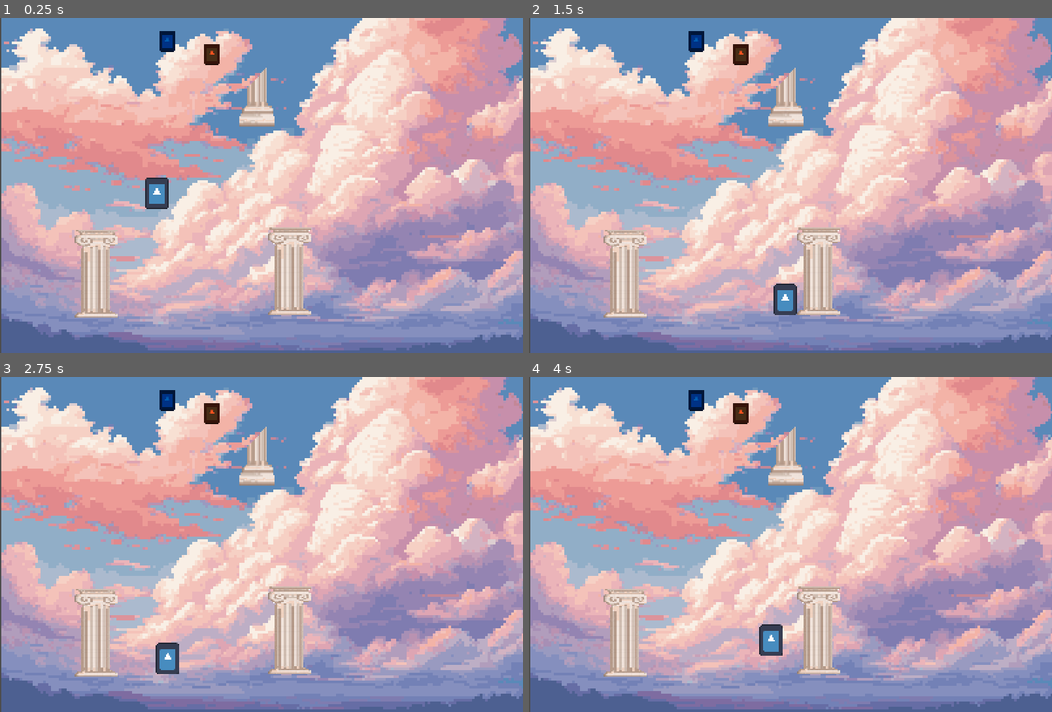
Above: before the commit, frames 1-4 (two rows, left to right).
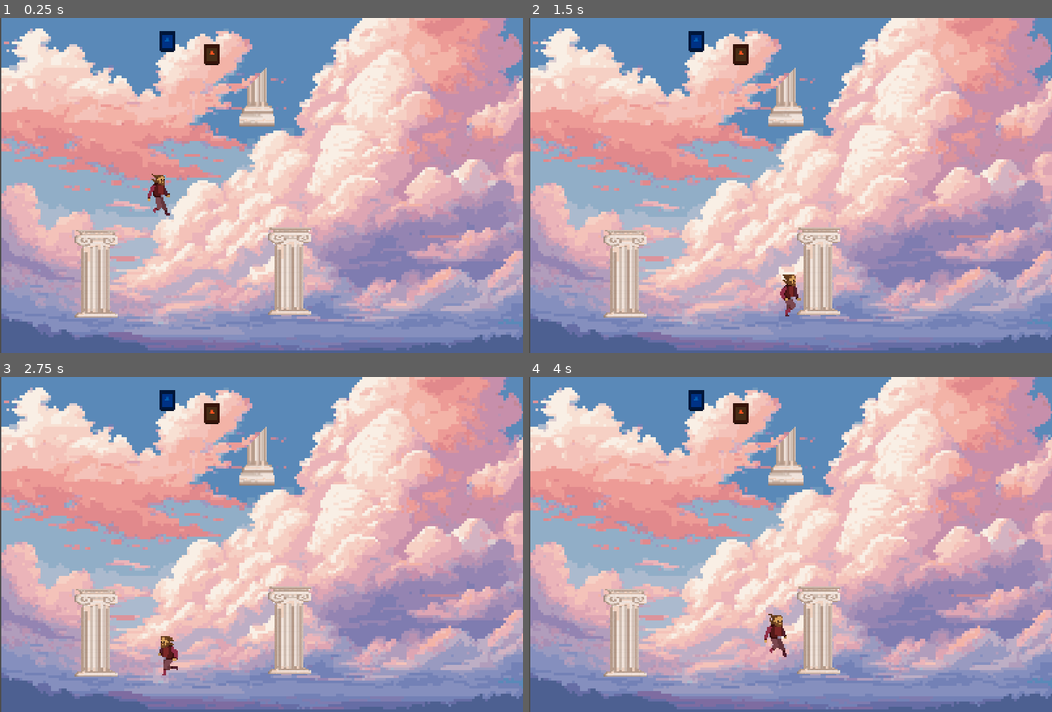
Above: after the commit, the same moments.

Repository: yhoundz/hellbound-to-heaven
Game: Godot game, scene res://world/world.tscn
Same seed, same stepped clock (60 frames per second), same inputs: the game is played once before the commit and once after it. The engine's default icon, where the game draws it, is replaced by a stand-in: a white triangle on a blue panel in a dark square.
Inputs:
- Up to frame 1 (0.25 s): no input
- Up to frame 2 (1.5 s): tap Enter (ui_accept) at 0.5, 0.77 s; hold Right (ui_right) from 0.53 s (still down)
- Up to frame 3 (2.75 s): tap Enter (ui_accept) at 1.52 s; release Right (ui_right) at 2.03 s; hold Left (ui_left) from 2.03 s (still down)
- Up to frame 4 (4 s): release Left (ui_left) at 2.78 s; hold Right (ui_right) from 2.78 s (still down); tap Enter (ui_accept) at 3.02, 3.77 s

The runs differ from the first frame. In frame 1, 0.5% of the frame differs, in the area x 27-33%, y 46-59%; in frame 2, 0.5%; in frame 3, 0.5%; in frame 4, 0.5%, in the area x 44-50%, y 70-84%.

Commit message:
.godot

Diff:
--- /dev/null
+++ b/player/hitboxDirection.gd
@@ -0,0 +1,4 @@
+extends CollisionShape2D
+
+@export var lp : Vector2
+@export var rp : Vector2
--- a/player/player.gd
+++ b/player/player.gd
@@ -26,14 +26,19 @@
 var jump_vector_x: int = 0
 var velocity_modifier: int = 0
 
+signal hitboxDirection(rp)
+
 func _ready() -> void:
 	jump_timer.start()
 	jump_timer.set_paused(true)
 	set_slide_on_ceiling_enabled(false)
 
+
 func _physics_process(delta: float) -> void:
+
 	if curr_state != STATE.FALLING:
 		velocity.y += gravity * delta
+
 	else:
 		velocity.y += fall_gravity * delta
 	get_input(delta)
@@ -42,21 +47,33 @@
 
 func get_input(delta: float) -> void:
 	direction = Input.get_axis("ui_left", "ui_right")
+	#print(direction)
+	if direction == -1:
+		get_node("AnimatedSprite2D").flip_h = true
+
+	if direction == 1:
+		get_node("AnimatedSprite2D").flip_h = false
 	#print(STATE.keys()[curr_state])
 	compute_slide()
 	match curr_state:
 		STATE.IDLE:
 			act_idle(delta)
+			get_node("AnimatedSprite2D").play("idle")
 		STATE.WALKING:
 			act_walk(delta)
+			get_node("AnimatedSprite2D").play("run")
 		STATE.CHARGING:
 			act_charge()
+			get_node("AnimatedSprite2D").play("hold")
 		STATE.JUMPING:
 			act_jump(delta)
+			get_node("AnimatedSprite2D").play("jump")
 		STATE.FALLING:
 			act_fall()
+			get_node("AnimatedSprite2D").play("falling")
 		STATE.WALL_BOUNCE:
 			act_wall_bounce()
+			get_node("AnimatedSprite2D").play("falling")
 
 func compute_slide() -> bool:
 	if get_slide_collision_count() > 0 and rad_to_deg(get_floor_angle()) > 40:
@@ -69,6 +86,10 @@
 func act_idle(delta: float) -> void:
 	if is_on_floor():
 		velocity.y = 0
+		if direction == -1:
+			get_node("AnimatedSprite2D").flip_h = true
+		if direction == 1:
+			get_node("AnimatedSprite2D").flip_h = false
 		if direction:
 			curr_state = STATE.WALKING
 		else:
@@ -81,6 +102,10 @@
 func act_walk(delta: float) -> void:
 	if is_on_floor():
 		velocity.y = 0
+		if direction == -1:
+			get_node("AnimatedSprite2D").flip_h = true
+		if direction == 1:
+			get_node("AnimatedSprite2D").flip_h = false
 		if direction:
 			velocity.x = lerp(velocity.x, direction * speed, acceleration * delta)
 		else:
@@ -146,3 +171,7 @@
 func _on_jump_timer_timeout() -> void:
 	if curr_state == STATE.CHARGING:
 		curr_state = STATE.JUMPING
+
+
+func _on_entrance_body_entered(body):
+	pass # Replace with function body.
--- a/player/player.tscn
+++ b/player/player.tscn
@@ -1,20 +1,212 @@
-[gd_scene load_steps=4 format=3 uid="uid://cd7yfc7x0f7gl"]
+[gd_scene load_steps=32 format=3 uid="uid://cd7yfc7x0f7gl"]
 
 [ext_resource type="Script" path="res://player/player.gd" id="1_475p5"]
-[ext_resource type="Texture2D" uid="uid://pvkl2bvcinw3" path="res://icon.svg" id="2_6wgje"]
+[ext_resource type="Texture2D" uid="uid://cqwx5vys0qm5o" path="res://assets/dante/jump.png" id="2_qw6to"]
+[ext_resource type="Texture2D" uid="uid://cmvlx5mnd81uh" path="res://assets/dante/hold.png" id="3_q6icw"]
+[ext_resource type="Texture2D" uid="uid://dtf05aoxkmux6" path="res://assets/dante/idle.png" id="4_atb5l"]
+[ext_resource type="Texture2D" uid="uid://dlatua1gqed3u" path="res://assets/dante/run.png" id="5_qjg0q"]
+
+[sub_resource type="AtlasTexture" id="AtlasTexture_c5rfn"]
+atlas = ExtResource("2_qw6to")
+region = Rect2(40, 0, 20, 32)
+
+[sub_resource type="AtlasTexture" id="AtlasTexture_kyo38"]
+atlas = ExtResource("2_qw6to")
+region = Rect2(0, 32, 20, 32)
+
+[sub_resource type="AtlasTexture" id="AtlasTexture_rfe5s"]
+atlas = ExtResource("2_qw6to")
+region = Rect2(20, 0, 20, 32)
+
+[sub_resource type="AtlasTexture" id="AtlasTexture_uxlsd"]
+atlas = ExtResource("3_q6icw")
+region = Rect2(0, 0, 20, 32)
+
+[sub_resource type="AtlasTexture" id="AtlasTexture_hihhn"]
+atlas = ExtResource("3_q6icw")
+region = Rect2(20, 0, 20, 32)
+
+[sub_resource type="AtlasTexture" id="AtlasTexture_2qv6i"]
+atlas = ExtResource("3_q6icw")
+region = Rect2(0, 32, 20, 32)
+
+[sub_resource type="AtlasTexture" id="AtlasTexture_b5342"]
+atlas = ExtResource("3_q6icw")
+region = Rect2(20, 32, 20, 32)
+
+[sub_resource type="AtlasTexture" id="AtlasTexture_giepe"]
+atlas = ExtResource("3_q6icw")
+region = Rect2(0, 64, 20, 32)
+
+[sub_resource type="AtlasTexture" id="AtlasTexture_2uxqr"]
+atlas = ExtResource("3_q6icw")
+region = Rect2(20, 64, 20, 32)
+
+[sub_resource type="AtlasTexture" id="AtlasTexture_se6ya"]
+atlas = ExtResource("4_atb5l")
+region = Rect2(0, 0, 20, 32)
+
+[sub_resource type="AtlasTexture" id="AtlasTexture_xlt7n"]
+atlas = ExtResource("4_atb5l")
+region = Rect2(20, 0, 20, 32)
+
+[sub_resource type="AtlasTexture" id="AtlasTexture_8xfpy"]
+atlas = ExtResource("4_atb5l")
+region = Rect2(40, 0, 20, 32)
+
+[sub_resource type="AtlasTexture" id="AtlasTexture_f3gnf"]
+atlas = ExtResource("4_atb5l")
+region = Rect2(0, 32, 20, 32)
+
+[sub_resource type="AtlasTexture" id="AtlasTexture_fy3my"]
+atlas = ExtResource("4_atb5l")
+region = Rect2(20, 32, 20, 32)
+
+[sub_resource type="AtlasTexture" id="AtlasTexture_ago5q"]
+atlas = ExtResource("4_atb5l")
+region = Rect2(40, 32, 20, 32)
+
+[sub_resource type="AtlasTexture" id="AtlasTexture_sk8j8"]
+atlas = ExtResource("2_qw6to")
+region = Rect2(0, 0, 20, 32)
+
+[sub_resource type="AtlasTexture" id="AtlasTexture_ttr1f"]
+atlas = ExtResource("2_qw6to")
+region = Rect2(20, 32, 20, 32)
+
+[sub_resource type="AtlasTexture" id="AtlasTexture_r0gsl"]
+atlas = ExtResource("5_qjg0q")
+region = Rect2(0, 64, 20, 32)
+
+[sub_resource type="AtlasTexture" id="AtlasTexture_7qq16"]
+atlas = ExtResource("5_qjg0q")
+region = Rect2(40, 32, 20, 32)
+
+[sub_resource type="AtlasTexture" id="AtlasTexture_fdv34"]
+atlas = ExtResource("5_qjg0q")
+region = Rect2(20, 32, 20, 32)
+
+[sub_resource type="AtlasTexture" id="AtlasTexture_8wnct"]
+atlas = ExtResource("5_qjg0q")
+region = Rect2(0, 32, 20, 32)
+
+[sub_resource type="AtlasTexture" id="AtlasTexture_jqd2w"]
+atlas = ExtResource("5_qjg0q")
+region = Rect2(40, 0, 20, 32)
+
+[sub_resource type="AtlasTexture" id="AtlasTexture_e3ij8"]
+atlas = ExtResource("5_qjg0q")
+region = Rect2(20, 0, 20, 32)
+
+[sub_resource type="AtlasTexture" id="AtlasTexture_ud81m"]
+atlas = ExtResource("5_qjg0q")
+region = Rect2(0, 0, 20, 32)
+
+[sub_resource type="SpriteFrames" id="SpriteFrames_yscuv"]
+animations = [{
+"frames": [{
+"duration": 1.0,
+"texture": SubResource("AtlasTexture_c5rfn")
+}, {
+"duration": 1.0,
+"texture": SubResource("AtlasTexture_kyo38")
+}, {
+"duration": 1.0,
+"texture": SubResource("AtlasTexture_rfe5s")
+}],
+"loop": false,
+"name": &"falling",
+"speed": 5.0
+}, {
+"frames": [{
+"duration": 1.0,
+"texture": SubResource("AtlasTexture_uxlsd")
+}, {
+"duration": 1.0,
+"texture": SubResource("AtlasTexture_hihhn")
+}, {
+"duration": 1.0,
+"texture": SubResource("AtlasTexture_2qv6i")
+}, {
+"duration": 1.0,
+"texture": SubResource("AtlasTexture_b5342")
+}, {
+"duration": 1.0,
+"texture": SubResource("AtlasTexture_giepe")
+}, {
+"duration": 1.0,
+"texture": SubResource("AtlasTexture_2uxqr")
+}],
+"loop": true,
+"name": &"hold",
+"speed": 5.0
+}, {
+"frames": [{
+"duration": 1.0,
+"texture": SubResource("AtlasTexture_se6ya")
+}, {
+"duration": 1.0,
+"texture": SubResource("AtlasTexture_xlt7n")
+}, {
+"duration": 1.0,
+"texture": SubResource("AtlasTexture_8xfpy")
+}, {
+"duration": 1.0,
+"texture": SubResource("AtlasTexture_f3gnf")
+}, {
+"duration": 1.0,
+"texture": SubResource("AtlasTexture_fy3my")
+}, {
+"duration": 1.0,
+"texture": SubResource("AtlasTexture_ago5q")
+}],
+"loop": true,
+"name": &"idle",
+"speed": 6.0
+}, {
+"frames": [{
+"duration": 1.0,
+"texture": SubResource("AtlasTexture_sk8j8")
+}, {
+"duration": 1.0,
+"texture": SubResource("AtlasTexture_ttr1f")
+}],
+"loop": false,
+"name": &"jump",
+"speed": 5.0
+}, {
+"frames": [{
+"duration": 1.0,
+"texture": SubResource("AtlasTexture_r0gsl")
+}, {
+"duration": 1.0,
+"texture": SubResource("AtlasTexture_7qq16")
+}, {
+"duration": 1.0,
+"texture": SubResource("AtlasTexture_fdv34")
+}, {
+"duration": 1.0,
+"texture": SubResource("AtlasTexture_8wnct")
+}, {
+"duration": 1.0,
+"texture": SubResource("AtlasTexture_jqd2w")
+}, {
+"duration": 1.0,
+"texture": SubResource("AtlasTexture_e3ij8")
+}, {
+"duration": 1.0,
+"texture": SubResource("AtlasTexture_ud81m")
+}],
+"loop": true,
+"name": &"run",
+"speed": 12.0
+}]
 
 [sub_resource type="RectangleShape2D" id="RectangleShape2D_raclb"]
-size = Vector2(18, 24)
+size = Vector2(14, 33)
 
 [node name="player" type="CharacterBody2D"]
 script = ExtResource("1_475p5")
-
-[node name="sprite" type="Sprite2D" parent="."]
-scale = Vector2(0.140625, 0.1875)
-texture = ExtResource("2_6wgje")
-
-[node name="hitbox" type="CollisionShape2D" parent="."]
-shape = SubResource("RectangleShape2D_raclb")
 
 [node name="jump_timer" type="Timer" parent="."]
 one_shot = true
@@ -23,4 +215,15 @@
 visible = false
 enabled = false
 
+[node name="AnimatedSprite2D" type="AnimatedSprite2D" parent="."]
+position = Vector2(-7, 0)
+scale = Vector2(1.05327, 1.03906)
+sprite_frames = SubResource("SpriteFrames_yscuv")
+animation = &"run"
+frame_progress = 0.685889
+offset = Vector2(6.7068, -7.17005e-08)
+
+[node name="hitbox" type="CollisionShape2D" parent="."]
+shape = SubResource("RectangleShape2D_raclb")
+
 [connection signal="timeout" from="jump_timer" to="." method="_on_jump_timer_timeout"]
--- a/world/world.tscn
+++ b/world/world.tscn
@@ -142,7 +142,7 @@
 
 [node name="CollisionShape2D" type="CollisionShape2D" parent="slope"]
 position = Vector2(21.6966, 6.01797)
-rotation = 0.754566
+rotation = 0.785398
 shape = SubResource("RectangleShape2D_06vdt")
 
 [node name="portal" parent="." instance=ExtResource("3_nri13")]
Binary file added: assets/dante/hold animation-1.png (1).png
Not shown, added: assets/dante/hold animation-1.png (1).png.import
Binary file added: assets/dante/hold animation-1.png.png
Not shown, added: assets/dante/hold animation-1.png.png.import
Binary file added: assets/dante/hold.png
Not shown, added: assets/dante/hold.png.import
Binary file added: assets/dante/idle.png
Not shown, added: assets/dante/idle.png.import
Binary file added: assets/dante/jump.png
Not shown, added: assets/dante/jump.png.import
Binary file added: assets/dante/run.png
Not shown, added: assets/dante/run.png.import
